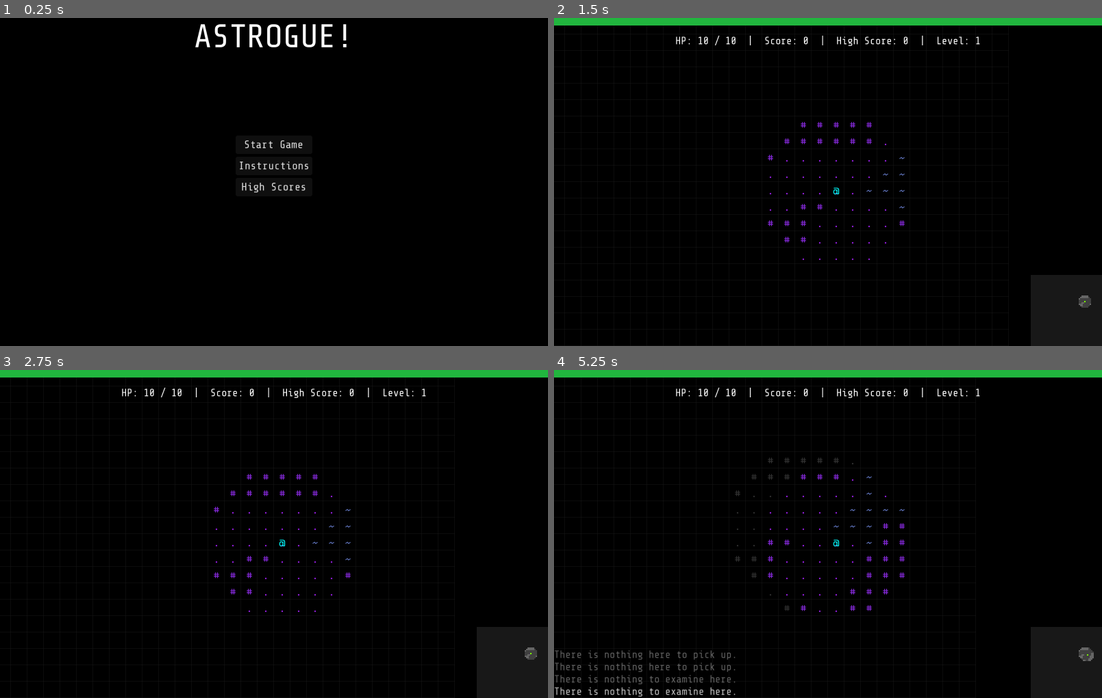
Above: before the commit, frames 1-4 (two rows, left to right).
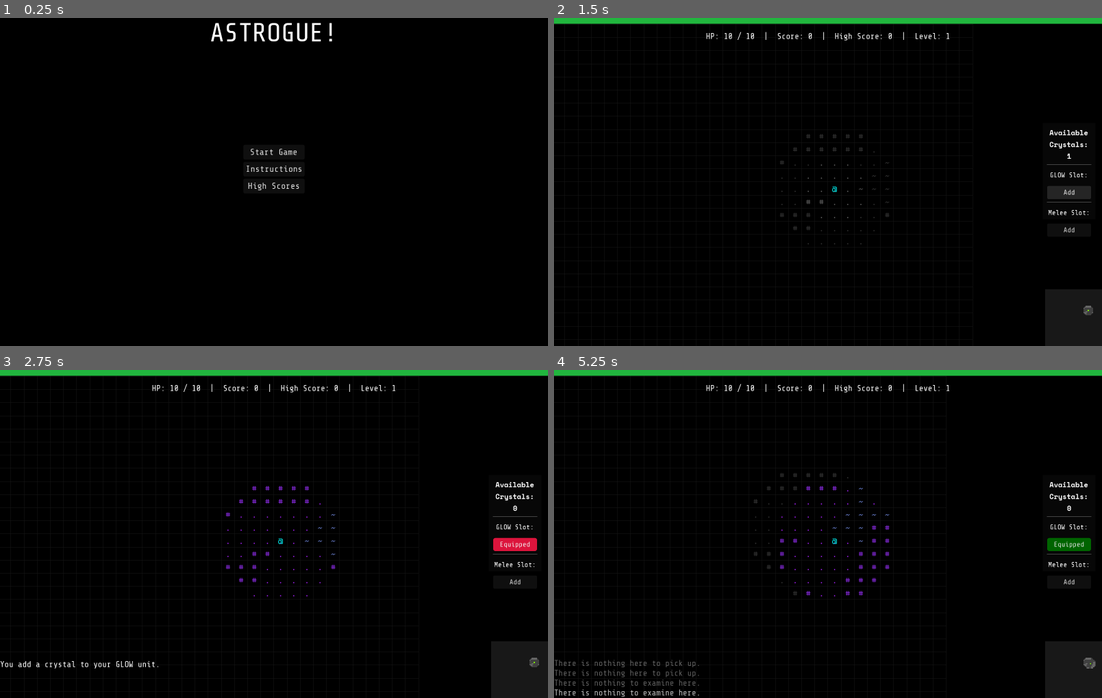
Above: after the commit, the same moments.

Repository: logoandrew/Astrogue
Game: Godot game, scene res://scenes/TitleScreen.tscn
Two runs of this game, one before a commit and one after it. Both use one fixed random seed, a clock stepped at 60 frames per second and the inputs below.
Inputs (mouse positions are in pixels of both pictures, inside the frame that each line leads up to):
- Up to frame 1 (0.25 s): no input
- Up to frame 2 (1.5 s): click "Start Game" at 0.5 s; click (1069, 191) at 1.25 s, where only the run after the commit has a clickable "Equipped"
- Up to frame 3 (2.75 s): click (515, 543) at 2 s, where only the run after the commit has a clickable "Add"
- Up to frame 4 (5.25 s): click (1069, 583) at 2.75 s, where only the run after the commit has a clickable "Add"; tap Enter at 3.5 s; move the mouse to (948, 517) at 3.52 s; hold Right (ui_right) 3.53-4.28 s; tap E (examine) at 3.6, 4.55, 5.1 s; tap G (grab) at 3.8, 4.35 s; tap R (restart) at 4.25, 5 s; move the mouse to (718, 550) at 4.27 s; hold Down (ui_down) 4.28-5.03 s; move the mouse to (882, 461) at 5.02 s; hold Right (ui_right) from 5.03 s (still down)

The runs differ from the first frame. In frame 1, 1.5% of the frame differs, in the area x 35-64%, y 1-54%; in frame 2, 2.4%; in frame 3, 2.7%; in frame 4, 4.2%, in the area x 0-100%, y 1-100%.

Commit message:
added crystal equipping

Diff:
--- a/project.godot
+++ b/project.godot
@@ -23,8 +23,8 @@
 
 [display]
 
-window/size/viewport_width=2000
-window/size/viewport_height=1200
+window/size/viewport_width=2500
+window/size/viewport_height=1500
 window/stretch/scale=2.5
 
 [input]
--- a/resources/tiles/light.tres
+++ b/resources/tiles/light.tres
@@ -5,10 +5,10 @@
 
 [sub_resource type="Resource" id="Resource_ib4sa"]
 script = ExtResource("1_b0u1o")
-effect = "recharge_light"
-value = 0
+effect = "add_crystal"
+value = 1
 message = {
-"default": "You pick up a crystal and recharge your GLOW unit."
+"default": "You pick up a crystal."
 }
 metadata/_custom_type_script = "uid://dj88afc5sj20n"
 
--- a/scenes/HUD.tscn
+++ b/scenes/HUD.tscn
@@ -9,6 +9,13 @@
 
 [sub_resource type="StyleBoxFlat" id="StyleBoxFlat_rve7n"]
 bg_color = Color(0.129412, 0.713726, 0.243137, 1)
+
+[sub_resource type="StyleBoxFlat" id="StyleBoxFlat_f6qnu"]
+bg_color = Color(0.0274091, 0.0274092, 0.0274091, 1)
+expand_margin_left = 10.0
+expand_margin_top = 10.0
+expand_margin_right = 10.0
+expand_margin_bottom = 10.0
 
 [sub_resource type="StyleBoxFlat" id="StyleBoxFlat_ljw04"]
 bg_color = Color(0.0588235, 0.0588235, 0.0588235, 1)
@@ -102,6 +109,67 @@
 [node name="MiniMapDisplay" type="Node2D" parent="MiniMapBG"]
 script = ExtResource("6_meimr")
 
+[node name="InventoryPanel" type="Panel" parent="."]
+custom_minimum_size = Vector2(100, 200)
+anchors_preset = 6
+anchor_left = 1.0
+anchor_top = 0.5
+anchor_right = 1.0
+anchor_bottom = 0.5
+offset_left = -40.0
+offset_top = -20.0
+offset_bottom = 20.0
+grow_horizontal = 0
+grow_vertical = 2
+scale = Vector2(0.8, 0.8)
+theme_override_styles/panel = SubResource("StyleBoxFlat_f6qnu")
+
+[node name="VBoxContainer" type="VBoxContainer" parent="InventoryPanel"]
+custom_minimum_size = Vector2(100, 200)
+layout_mode = 0
+offset_right = 40.0
+offset_bottom = 40.0
+alignment = 1
+
+[node name="CrystalCountLabel" type="Label" parent="InventoryPanel/VBoxContainer"]
+layout_mode = 2
+theme_override_fonts/font = ExtResource("5_cf6ij")
+horizontal_alignment = 1
+
+[node name="HSeparator" type="HSeparator" parent="InventoryPanel/VBoxContainer"]
+layout_mode = 2
+
+[node name="GLOW Slot" type="Label" parent="InventoryPanel/VBoxContainer"]
+custom_minimum_size = Vector2(0, 40)
+layout_mode = 2
+theme_override_fonts/font = ExtResource("2_k4w17")
+text = "GLOW Slot:"
+horizontal_alignment = 1
+vertical_alignment = 1
+
+[node name="GlowEquipButton" type="Button" parent="InventoryPanel/VBoxContainer"]
+custom_minimum_size = Vector2(0, 30)
+layout_mode = 2
+focus_mode = 0
+theme_override_fonts/font = ExtResource("2_k4w17")
+
+[node name="HSeparator2" type="HSeparator" parent="InventoryPanel/VBoxContainer"]
+layout_mode = 2
+
+[node name="Melee Slot" type="Label" parent="InventoryPanel/VBoxContainer"]
+custom_minimum_size = Vector2(0, 40)
+layout_mode = 2
+theme_override_fonts/font = ExtResource("2_k4w17")
+text = "Melee Slot:"
+horizontal_alignment = 1
+vertical_alignment = 1
+
+[node name="MeleeEquipButton" type="Button" parent="InventoryPanel/VBoxContainer"]
+custom_minimum_size = Vector2(0, 30)
+layout_mode = 2
+focus_mode = 0
+theme_override_fonts/font = ExtResource("2_k4w17")
+
 [node name="ActionsLabel" type="Label" parent="."]
 visible = false
 modulate = Color(0.58, 0.58, 0.58, 1)
@@ -156,6 +224,7 @@
 theme_override_font_sizes/mono_font_size = 14
 theme_override_font_sizes/normal_font_size = 14
 theme_override_font_sizes/bold_font_size = 13
+bbcode_enabled = true
 
 [node name="OkBtn" type="Button" parent="ExaminePanel/VBoxContainer"]
 layout_mode = 2
--- a/scenes/TitleScreen.tscn
+++ b/scenes/TitleScreen.tscn
@@ -114,7 +114,7 @@
 
 SURVIVAL PROTOCOL:
 
-TERRAIN: The hive walls [b][#][/b] are impenetrable. Navigate the open floor corridors [b][.][/b]. Your suit's tactical display (bottom right) will automatically map all explored areas.
+TERRAIN & HAZARDS: The hive walls [b][#][/b] are impenetrable. Navigate the open floor corridors [b][.][/b]. Be advised: certain sectors contain pools of corrosive acid [b][~][/b] that will eat through your suit over time. Your suit's tactical display (bottom right) will automatically map all explored areas.
 
 MOVEMENT [b][UP, DOWN, LEFT, RIGHT][/b]: Standard suit movement. Proceed with extreme caution. Every step in the dark could be your last.
 
@@ -124,11 +124,15 @@
 
 SYNTH-BANDAGES [b][+][/b]: Makeshift medical supplies. Use them to patch suit breaches and restore system integrity.
 
-ILLUMINATION:
-
-Your suit is equipped with a Geo-Luminescent Output Waveguide (GLOW) unit. This device utilizes scavenged and unstable crystal fragments [b][*][/b] to emit light.
-
-Be warned: The crystals degrade with use. The GLOW unit will flicker and fail as the crystal drains. Find new crystals to replenish your light.
+INVENTORY: Collect crystals [b][*][/b] by moving onto their tile. Manage your collected crystals in the inventory panel (center right).
+
+EQUIPPING:
+
+[i]GLOW SLOT[/i]: Your suit is equipped with a Geo-Luminescent Output Waveguide (GLOW) unit. Equip a crystal to activate your light. The crystal's energy will drain with every step you take.
+
+[i]MELEE SLOT[/i]: Equip a crystal to overcharge your melee actuators, granting a significant damage bonus. This charge is unstable and will burn out after a few attack attempts.
+
+Be warned: All crystals are finite and will be destroyed when their energy is depleted. Manage them wisely.
 
 THE HIVE:
 
--- a/scripts/ActorStats.gd
+++ b/scripts/ActorStats.gd
@@ -6,3 +6,4 @@
 @export var color: Color = Color.WHITE
 @export var hp: int = 10
 @export var accuracy: int = 80
+@export var damage: int = 1
--- a/scripts/GameState.gd
+++ b/scripts/GameState.gd
@@ -4,10 +4,12 @@
 signal hp_changed(current_hp, max_hp)
 signal score_changed(new_score)
 signal light_changed(current_durability, max_durability)
+signal inventory_changed
 
 const DEFAULT_MAX_HP = 10
 const DEFAULT_LIGHT_DURABILITY = 150
 const DEFAULT_MAX_LIGHT_DURABILITY = 210
+const MAX_MELEE_SLOT_USES = 7
 
 # --- Game State Variables with Setters ---
 var player_hp = DEFAULT_MAX_HP:
@@ -33,10 +35,16 @@
 # --- Other Game State Variables ---
 var level = 1
 var high_scores = []
-var has_light_source = true
 var is_flickering = false
 var max_light_durability = DEFAULT_MAX_LIGHT_DURABILITY
 var item_lore = {}
+var corpse_has_crystal = {}
+var looted_corpses = {}
+
+var crystal_inventory = []
+var glow_slot = true
+var melee_slot = false
+var melee_slot_uses = 0
 
 
 func _ready():
@@ -57,13 +65,22 @@
 		file.close()
 
 
+func has_light_source():
+	return glow_slot and light_durability > 0
+
+
 func reset():
 	score = 0
 	level = 1
 	max_player_hp = DEFAULT_MAX_HP
 	player_hp = DEFAULT_MAX_HP
-	has_light_source = true
 	is_flickering = false
 	light_durability = DEFAULT_LIGHT_DURABILITY
 	max_light_durability = DEFAULT_LIGHT_DURABILITY
 	item_lore.clear()
+	corpse_has_crystal.clear()
+	looted_corpses.clear()
+	crystal_inventory.clear()
+	glow_slot = true
+	melee_slot = false
+	melee_slot_uses = 0
--- a/scripts/HUD.gd
+++ b/scripts/HUD.gd
@@ -3,18 +3,49 @@
 @onready var health_bar = $HealthBar
 @onready var health_label = $HealthLabel
 @onready var message_log = $MessageLog
+@onready var crystal_count_label = $InventoryPanel/VBoxContainer/CrystalCountLabel
+@onready var glow_equip_btn = $InventoryPanel/VBoxContainer/GlowEquipButton
+@onready var melee_equip_btn = $InventoryPanel/VBoxContainer/MeleeEquipButton
 
 signal quit_to_menu_requested
 signal high_score_submitted(player_tag)
+signal inventory_updated
 
 
 var message_history = []
+
+var equipped_stylebox = StyleBoxFlat.new()
+var default_stylebox
+var equipped_stylebox_hover = StyleBoxFlat.new()
+var default_stylebox_hover
+
+const BTN_ADD_TEXT = "Add"
+const BTN_EQUIPPED_TEXT = "Equipped"
+const BTN_REMOVE_TEXT = "Remove"
+
 
 
 func _ready():
 	GameState.hp_changed.connect(_on_hp_changed)
 	GameState.score_changed.connect(_on_score_changed)
 	_on_hp_changed(GameState.player_hp, GameState.max_player_hp)
+
+	equipped_stylebox.bg_color = Color.DARK_GREEN
+	equipped_stylebox.set_corner_radius_all(5)
+	default_stylebox = glow_equip_btn.get_theme_stylebox("normal")
+	equipped_stylebox_hover.bg_color = Color.CRIMSON
+	equipped_stylebox_hover.set_corner_radius_all(5)
+	default_stylebox_hover = glow_equip_btn.get_theme_stylebox("hover")
+
+	GameState.connect("inventory_changed", _on_inventory_changed)
+	glow_equip_btn.connect("pressed", _on_glow_equip_pressed)
+	melee_equip_btn.connect("pressed", _on_melee_equip_pressed)
+	_on_inventory_changed()
+
+	glow_equip_btn.mouse_entered.connect(_on_glow_equip_mouse_entered)
+	glow_equip_btn.mouse_exited.connect(_on_glow_equip_mouse_exited)
+	melee_equip_btn.mouse_entered.connect(_on_melee_equip_mouse_entered)
+	melee_equip_btn.mouse_exited.connect(_on_melee_equip_mouse_exited)
 
 
 func _process(delta):
@@ -74,3 +105,75 @@
 
 func _on_ok_pressed() -> void:
 	$ExaminePanel.hide()
+
+
+func _on_inventory_changed():
+	crystal_count_label.text = "Available\nCrystals:\n" + str(GameState.crystal_inventory.size())
+
+	if GameState.glow_slot:
+		glow_equip_btn.text = str(BTN_EQUIPPED_TEXT)
+		glow_equip_btn.add_theme_stylebox_override("normal", equipped_stylebox)
+		glow_equip_btn.add_theme_stylebox_override("hover", equipped_stylebox_hover)
+	else:
+		glow_equip_btn.text = str(BTN_ADD_TEXT)
+		glow_equip_btn.add_theme_stylebox_override("normal", default_stylebox)
+		glow_equip_btn.add_theme_stylebox_override("hover", default_stylebox_hover)
+
+	if GameState.melee_slot:
+		melee_equip_btn.text = str(BTN_EQUIPPED_TEXT)
+		melee_equip_btn.add_theme_stylebox_override("normal", equipped_stylebox)
+		#melee_equip_btn.add_theme_stylebox_override("hover", equipped_stylebox_hover)
+	else:
+		melee_equip_btn.text = str(BTN_ADD_TEXT)
+		melee_equip_btn.add_theme_stylebox_override("normal", default_stylebox)
+		melee_equip_btn.add_theme_stylebox_override("hover", default_stylebox_hover)
+
+
+func _on_glow_equip_pressed():
+	if GameState.glow_slot: # Remove
+		GameState.glow_slot = false
+		GameState.crystal_inventory.push_front(GameState.light_durability)
+		GameState.light_durability = 0
+	elif not GameState.crystal_inventory.is_empty(): # Add
+		print("function triggered")
+		GameState.glow_slot = true
+		GameState.light_durability = GameState.crystal_inventory.pop_front()
+		log_message("You add a crystal to your GLOW unit.")
+	elif not GameState.glow_slot and GameState.crystal_inventory.is_empty():
+		log_message("No crystal to add.")
+	GameState.emit_signal("inventory_changed")
+
+
+func _on_melee_equip_pressed():
+	if GameState.melee_slot: # Remove
+		log_message("Crystal cannot be removed.")
+	if not GameState.crystal_inventory.is_empty(): # Add
+		GameState.melee_slot = true
+		GameState.crystal_inventory.pop_front()
+		GameState.melee_slot_uses = GameState.MAX_MELEE_SLOT_USES
+		log_message("You jam a crystal into your melee unit.")
+	elif not GameState.melee_slot and GameState.crystal_inventory.is_empty():
+		log_message("No crystal to add.")
+	GameState.emit_signal("inventory_changed")
+
+
+func _on_glow_equip_mouse_entered():
+	if GameState.glow_slot:
+		glow_equip_btn.text = str(BTN_REMOVE_TEXT)
+
+
+func _on_glow_equip_mouse_exited():
+	if GameState.glow_slot:
+		glow_equip_btn.text = str(BTN_EQUIPPED_TEXT)
+
+
+func _on_melee_equip_mouse_entered():
+	pass
+#	if GameState.melee_slot:
+#		melee_equip_btn.text = str(BTN_REMOVE_TEXT)
+
+
+func _on_melee_equip_mouse_exited():
+	pass
+#	if GameState.melee_slot:
+#		melee_equip_btn.text = str(BTN_EQUIPPED_TEXT)
--- a/scripts/main.gd
+++ b/scripts/main.gd
@@ -29,6 +29,7 @@
 	# 3. Create the visual labels
 	map.create_map_tiles()
 	create_actor_labels()
+	map.start_glow_effect()
 
 	# 4. Center the camera on the player
 	var player_pixel_pos = player["label"].position
@@ -40,6 +41,7 @@
 	map.map_updated.emit()
 	hud.quit_to_menu_requested.connect(_on_quit_to_menu_requested)
 	hud.high_score_submitted.connect(_on_high_score_submitted)
+	GameState.connect("inventory_changed", _on_inventory_changed)
 
 
 func _process(delta):
@@ -110,9 +112,18 @@
 	# Combat
 	if target_actor != null and target_actor != player:
 		shake_camera()
+		if GameState.melee_slot:
+			GameState.melee_slot_uses -= 1
+			if GameState.melee_slot_uses <= 0:
+				GameState.melee_slot = false
+				hud.log_message("Your melee crystal shatters!", Color.ORANGE_RED)
+				GameState.emit_signal("inventory_changed")
 		var hit_chance = randi_range(1, 100)
 		if hit_chance <= player["accuracy"]:
-			target_actor.hp -= 1
+			var current_damage = player.get("damage", 1)
+			if GameState.melee_slot:
+				current_damage += 2
+			target_actor.hp -= current_damage
 			target_actor.health_bar.value = target_actor.hp
 			hud.log_message("You hit the alien! It has " + str(target_actor.hp) + " HP left.", Color.ORANGE)
 			if target_actor.hp <= 0:
@@ -155,8 +166,6 @@
 			transitioning = true
 			GameState.score += 38 + (GameState.level * 2)
 			GameState.level += 1
-			if GameState.light_durability > 0:
-				GameState.has_light_source = true
 			hud.log_message("You descend to level " + str(GameState.level) + "!", Color.GOLD)
 			await fade_to_black()
 			get_tree().reload_current_scene()
@@ -171,13 +180,14 @@
 				if GameState.player_hp <= 0:
 					player_death()
 
-	if GameState.has_light_source and (dx != 0 or dy != 0):
+	if GameState.glow_slot and (dx != 0 or dy != 0):
 		if GameState.level != 1: GameState.light_durability -= 1
 		if GameState.light_durability <= 0:
-			GameState.has_light_source = false
+			GameState.glow_slot = false
 			hud.log_message("Your GLOW unit flickers and goes dark!", Color.RED)
-
-	if GameState.has_light_source:
+			GameState.emit_signal("inventory_changed")
+
+	if GameState.glow_slot:
 		var durability_percent = float(GameState.light_durability) / float(GameState.max_light_durability)
 		if durability_percent > 0.18:
 			$Timer.wait_time = 3.0
@@ -212,12 +222,18 @@
 		GameState.player_hp += effect_data.value
 		hud.log_message(effect_data.message["default"], item_color)
 
+	elif effect_type == "add_crystal":
+		GameState.crystal_inventory.append(randi_range(GameState.max_light_durability * 0.8, GameState.max_light_durability * 1.4))
+		hud.log_message(effect_data.message["default"], item_color)
+		GameState.emit_signal("inventory_changed")
+
 	elif effect_type == "recharge_light":
-		GameState.has_light_source = true
-		GameState.max_light_durability = randi_range(GameState.max_light_durability * 0.75, GameState.max_light_durability * 1.5)
+		GameState.glow_slot = true
+		GameState.max_light_durability = randi_range(GameState.max_light_durability * 0.8, GameState.max_light_durability * 1.4)
 		GameState.light_durability = GameState.max_light_durability
 		hud.log_message(effect_data.message["default"], item_color)
 		$Timer.wait_time = 3.0
+		GameState.emit_signal("inventory_changed")
 
 	return true
 
@@ -355,7 +371,7 @@
 
 
 func _on_timer_timeout():
-	if GameState.has_light_source and not GameState.is_flickering:
+	if GameState.has_light_source() and not GameState.is_flickering:
 		var durability_percent = float(GameState.light_durability) / float(GameState.max_light_durability)
 		if GameState.level == 1: durability_percent = 0.7
 		var flicker_chance = 20 + (1.0 - durability_percent) * 60
@@ -367,7 +383,7 @@
 			await get_tree().create_timer(flicker_duration).timeout
 			GameState.is_flickering = false
 			if GameState.light_durability <= 0:
-				GameState.has_light_source = false
+				GameState.glow_slot = false
 			map.update_fog(player, actors)
 			map.map_updated.emit()
 
@@ -408,24 +424,24 @@
 		return
 
 	if tile_type in map.examinable_tiles:
+		var message_to_display = ""
 		if tile_type == GlobalEnums.TileType.HP_UP:
 			pretext = "According to the spacesuit data...\n\n"
-			if GameState.item_lore.has(player_pos):
-				var lore_text = GameState.item_lore[player_pos]
-				message = pretext + str(lore_text)
-			else:
-				message = pretext + "The scout's corpse is too mangled to examine."
+			var lore_text = GameState.item_lore.get(player_pos, "The scout's corpse is too mangled to examine.")
+			message_to_display = pretext + lore_text
+			if GameState.corpse_has_crystal.has(player_pos) and not GameState.looted_corpses.has(player_pos):
+				GameState.crystal_inventory.append(randi_range(GameState.DEFAULT_LIGHT_DURABILITY * 0.8, GameState.DEFAULT_LIGHT_DURABILITY * 1.4))
+				GameState.emit_signal("inventory_changed")
+				GameState.looted_corpses[player_pos] = true
+				message_to_display += "\n\nYou find a [b][color=yellow]crystal![/color][/b]"
 		if tile_type == GlobalEnums.TileType.CORPSE:
 			pretext = "You examine the corpse...\n\n"
-			if GameState.item_lore.has(player_pos):
-				var lore_text = GameState.item_lore[player_pos]
-				message = pretext + str(lore_text)
-			else:
-				message = pretext + "The corpse is too mangled to examine."
-		hud.get_node("ExaminePanel/VBoxContainer/ExamineText").text = message
+			var lore_text = GameState.item_lore.get(player_pos, "The corpse is too mangled to examine.")
+			message_to_display = pretext + lore_text
+		hud.get_node("ExaminePanel/VBoxContainer/ExamineText").text = message_to_display
 		hud.get_node("ExaminePanel").show()
 	else:
-		hud.log_message(message, Color.GRAY)
+		hud.log_message("There is nothing to examine here.", Color.GRAY)
 
 
 func _on_high_score_submitted(player_tag):
@@ -449,3 +465,8 @@
 	get_tree().paused = false
 	GameState.reset()
 	get_tree().change_scene_to_file("res://scenes/TitleScreen.tscn")
+
+
+func _on_inventory_changed():
+	map.update_fog(player, actors)
+	map.map_updated.emit()
--- a/scripts/map.gd
+++ b/scripts/map.gd
@@ -11,6 +11,7 @@
 @export_group("Map Generation")
 @export var tile_size = 24
 @export var level_transition = 2.0
+@export var corpse_crystal_chance = 20
 
 @export_group("Tile Definitions")
 @export var floor_tile: TileStats
@@ -68,7 +69,7 @@
 	tile_data[GlobalEnums.TileType.LIGHT] = light_tile
 	tile_data[GlobalEnums.TileType.ACID] = acid_tile
 	tile_data[GlobalEnums.TileType.CORPSE] = corpse_tile
-	grabbable_items = [GlobalEnums.TileType.HP_UP]
+	grabbable_items = [GlobalEnums.TileType.HP_UP, GlobalEnums.TileType.LIGHT]
 	examinable_tiles = [GlobalEnums.TileType.HP_UP, GlobalEnums.TileType.CORPSE]
 
 
@@ -156,6 +157,8 @@
 					map_data[py][px] = GlobalEnums.TileType.HP_UP
 					var item_position = Vector2(px, py)
 					GameState.item_lore[item_position] = LoreManager.generate_scout_lore()
+					if randi_range(1, 100) <= corpse_crystal_chance:
+						GameState.corpse_has_crystal[item_position] = true
 					hp_placed = true
 				placement_attempts += 1
 
@@ -264,7 +267,7 @@
 				fog_map[y][x] = GlobalEnums.FogState.KNOWN
 
 	var vision_radius = 2.5 # Default small radius for dark mode
-	if GameState.has_light_source:
+	if GameState.has_light_source():
 		vision_radius = 5 # Larger radius if we have a light
 
 	var player_pos = Vector2(player["x"], player["y"])
@@ -281,7 +284,7 @@
 			var fog_state = fog_map[y][x]
 			var tile_node = tile_nodes[y][x]
 			var tile_type = map_data[y][x]
-			var is_dark = not GameState.has_light_source or GameState.is_flickering
+			var is_dark = not GameState.has_light_source() or GameState.is_flickering
 
 			if fog_state == GlobalEnums.FogState.VISIBLE:
 				if tile_data.has(tile_type):
@@ -308,7 +311,7 @@
 	for actor in actors:
 		var fog_state = fog_map[actor["y"]][actor["x"]]
 		var actor_pos = Vector2(actor["x"], actor["y"])
-		var is_dark = not GameState.has_light_source or GameState.is_flickering
+		var is_dark = not GameState.has_light_source() or GameState.is_flickering
 
 		if fog_state == GlobalEnums.FogState.VISIBLE:
 			if is_dark and actor != player:
Not shown: 1 places in scenes/HUD.tscn that only renumber resources
